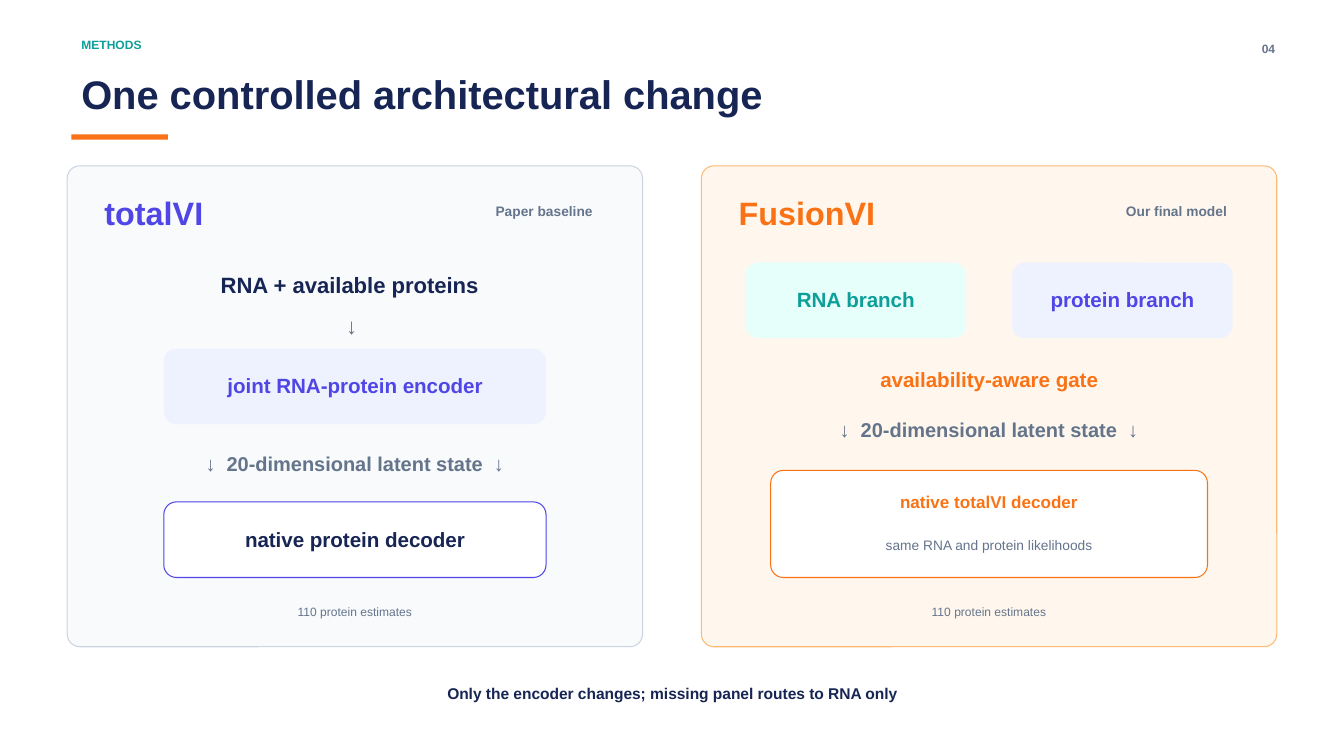
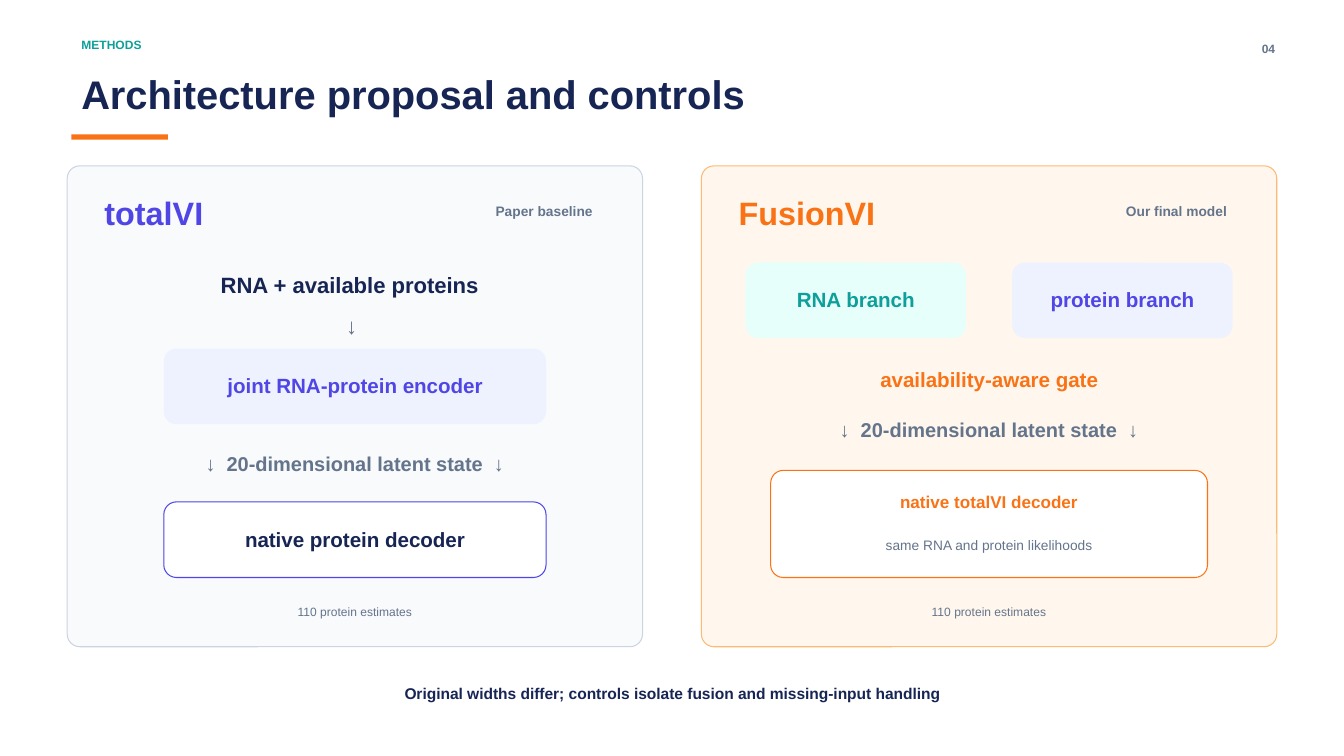
Before and after one commit to nazirad19/FusionVI, a slide deck: slide 4 of deliverables/FusionVI_Paper_Benchmark_Presentation.pptx. Drawn at 1344x756 pixels with LibreOffice and Linux fonts; fonts in the diff are those of the drawing. Boxes give left, top, right and bottom in pixels: in the first picture for what was removed or moved away, otherwise in the second. Text is boxed around its words. In the diff, an @@ line names an element or a change of style, - is before the commit and + after.

```diff
--- a/deliverables/FusionVI_Paper_Benchmark_Presentation.pptx
+++ b/deliverables/FusionVI_Paper_Benchmark_Presentation.pptx
@@ text at (x1=81, y1=80, x2=745, y2=118): text changed @@
-One controlled architectural change
+Architecture proposal and controls
@@ text at (x1=405, y1=687, x2=940, y2=702): text changed @@
-Only the encoder changes; missing panel routes to RNA only
+Original widths differ; controls isolate fusion and missing-input handling
```
Also in this commit, not shown: 5 other slides changed, 1 other file.
